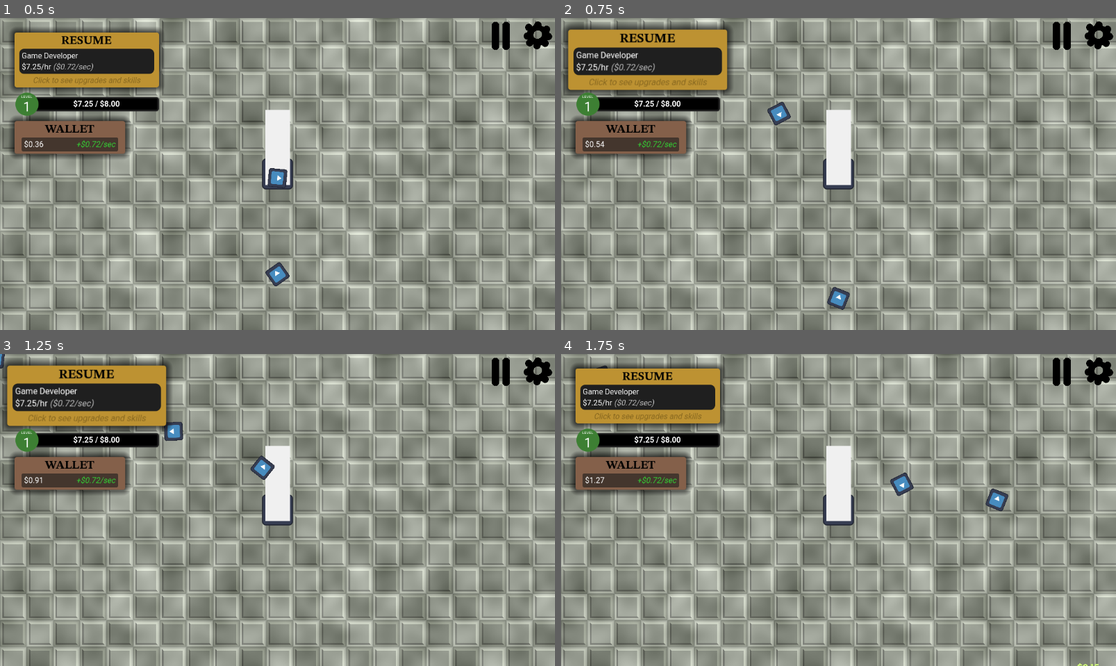
Above: before the commit, frames 1-4 (two rows, left to right).
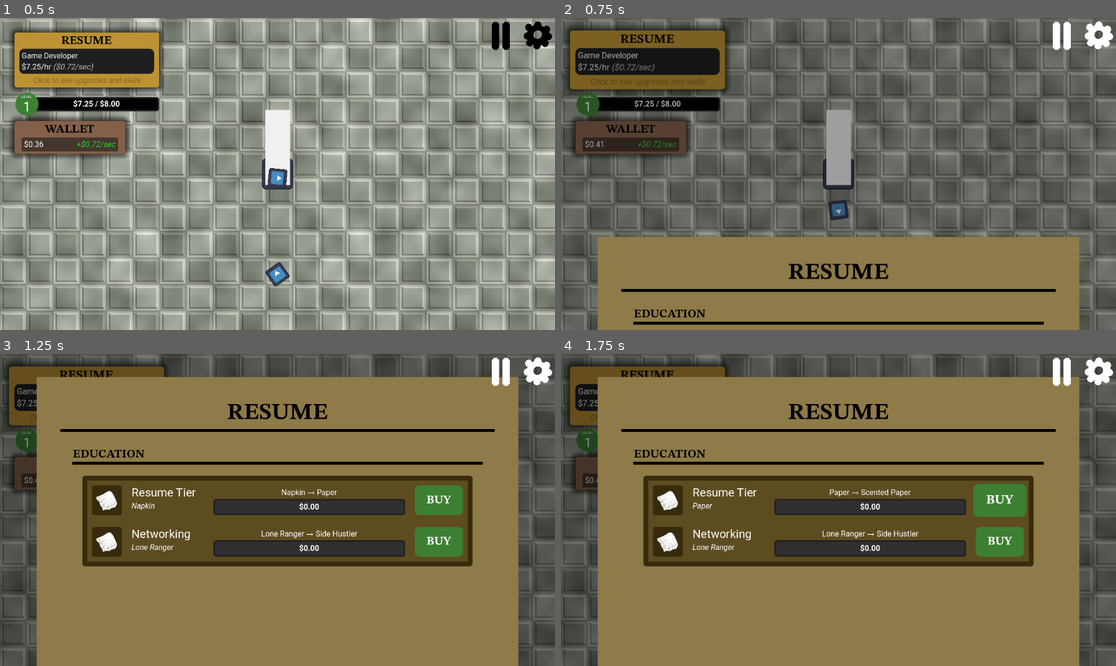
Above: after the commit, the same moments.

Repository: artmouse155/Escape-Minimum-Wage
Game: Godot game, scene res://main.tscn
Same seed, same stepped clock (60 frames per second), same inputs: the game is played once before the commit and once after it. The engine's default icon, where the game draws it, is replaced by a stand-in: a white triangle on a blue panel in a dark square.
Inputs (mouse positions are in pixels of both pictures, inside the frame that each line leads up to):
- Up to frame 1 (0.5 s): no input
- Up to frame 2 (0.75 s): click (649, 58) at 0.5 s
- Up to frame 3 (1.25 s): no input
- Up to frame 4 (1.75 s): click (999, 500) at 1.25 s, where only the run after the commit has a clickable "BUY"

Frame 1 is identical in both runs. In frame 2, 95% of the frame differs, in the area x 0-100%, y 0-100%; in frame 3, 99%; in frame 4, 100%.

Commit message:
abstraction, fixing visual bugs, damage comes from upgrade now

Diff:
--- a/escape-minimum-wage/Game/UI/Shop/UpgradeLists/ResumeTier/resume_tier.tres
+++ b/escape-minimum-wage/Game/UI/Shop/UpgradeLists/ResumeTier/resume_tier.tres
@@ -109,7 +109,9 @@
 icon = ExtResource("3_2fmcl")
 name = "Diamond"
 cost = 0.0
-values = Dictionary[String, String]({})
+values = Dictionary[String, String]({
+"impact": "750"
+})
 metadata/_custom_type_script = "uid://dqx3ejmxj4yoj"
 
 [resource]
--- a/escape-minimum-wage/Game/UI/Shop/shop.gd
+++ b/escape-minimum-wage/Game/UI/Shop/shop.gd
@@ -18,6 +18,8 @@
 @export var PathFollow: PathFollow2D
 const SCROLL_DURATION = 0.2 # Seconds
 
+signal shop_purchase(type : UpgradeTypes)
+
 # Called when the node enters the scene tree for the first time.
 func _ready() -> void:
 	for type in range(len(UpgradeTypes)):
@@ -26,6 +28,7 @@
 		if shop_item is ShopItem:
 			var upgradeList : UpgradeList = UpgradeLists[type]
 			shop_item.init(type, upgradeList, 0)
+			shop_item.purchased.connect(on_purchase)
 			shop_item_container.add_child(shop_item)
 
 func _input(_event: InputEvent) -> void:
@@ -34,14 +37,19 @@
 	if Input.is_action_just_pressed("scroll_up"):
 		scroll_up()
 
+func force_shop_top():
+	location = SHOP_TOP
+	PathFollow.progress_ratio = 0.0
 
 func on_playerdata_updated(playerdata : PlayerResource):
 	for shop_item in shop_item_container.get_children():
 		if shop_item is ShopItem:
 			var type : UpgradeTypes = shop_item.get_upgrade_type()
-			var current = playerdata.upgrades[type]
-			var cost = UpgradeLists[type].upgrades[current].cost
-			shop_item.set_can_afford(playerdata.money >= cost)
+
+			var current_index := playerdata.get_upgrade_index(type)
+			var current_upgrade := playerdata.get_upgrade(type)
+			var cost = current_upgrade.cost
+			shop_item.init(type, UpgradeLists[type], current_index, playerdata.money >= cost)
 
 func scroll_down():
 	if location == SHOP_BOTTOM:
@@ -60,3 +68,6 @@
 		scroll_tween.kill()
 	scroll_tween = create_tween()
 	scroll_tween.tween_property(PathFollow, "progress_ratio", 0.0, SCROLL_DURATION).set_trans(Tween.TRANS_SINE).set_ease(Tween.EASE_IN)
+
+func on_purchase(type: UpgradeTypes):
+	shop_purchase.emit(type)
--- a/escape-minimum-wage/Game/UI/Shop/shop.tscn
+++ b/escape-minimum-wage/Game/UI/Shop/shop.tscn
@@ -69,9 +69,9 @@
 anchor_top = 0.5
 anchor_right = 0.5
 anchor_bottom = 0.5
-offset_left = -400.0
+offset_left = -500.0
 offset_top = -600.0
-offset_right = 400.0
+offset_right = 500.0
 offset_bottom = 600.0
 grow_horizontal = 2
 grow_vertical = 2
--- a/escape-minimum-wage/Game/UI/Shop/shop_item.gd
+++ b/escape-minimum-wage/Game/UI/Shop/shop_item.gd
@@ -12,7 +12,7 @@
 
 var maxed := false
 
-signal purchased(_upgrade_name : String)
+signal purchased(_upgrade_type : Shop.UpgradeTypes)
 
 func init(_upgrade_type : Shop.UpgradeTypes, upgrade_list : UpgradeList, current : int, can_afford : bool = false) -> void:
 	upgrade_type = _upgrade_type
@@ -20,10 +20,12 @@
 	var current_upgrade = upgrade_list.upgrades[current]
 	Icon.texture = current_upgrade.icon
 	maxed = (current == (len(upgrade_list.upgrades) - 1))
+	CurrentNode.text = current_upgrade.name
 	if maxed:
 		BuyLabel.text = "MAXED"
 		CostNode.text = ""
 		NextNode.text = current_upgrade.name
+		BuyButton._on_mouse_exited()
 	else:
 		BuyLabel.text = "BUY"
 		CostNode.text = "$%0.2f" % current_upgrade.cost
@@ -34,8 +36,9 @@
 func get_upgrade_type() -> Shop.UpgradeTypes:
 	return upgrade_type
 
+
 func set_can_afford(can_afford : bool) -> void:
 	BuyButton.disabled = maxed or not can_afford
 
 func purchase() -> void:
-	purchased.emit()
+	purchased.emit(upgrade_type)
--- a/escape-minimum-wage/Game/UI/Shop/shop_item.tscn
+++ b/escape-minimum-wage/Game/UI/Shop/shop_item.tscn
@@ -105,7 +105,7 @@
 texture = ExtResource("2_w5fjr")
 
 [node name="VBoxContainer" type="VBoxContainer" parent="HBoxContainer"]
-custom_minimum_size = Vector2(200, 0)
+custom_minimum_size = Vector2(150, 0)
 layout_mode = 2
 
 [node name="UpgradeName" type="Label" parent="HBoxContainer/VBoxContainer"]
@@ -123,9 +123,11 @@
 size_flags_horizontal = 3
 
 [node name="Next" type="Label" parent="HBoxContainer/VBoxContainer2"]
+custom_minimum_size = Vector2(0, 24)
 layout_mode = 2
 text = "Napkin → Paper"
 horizontal_alignment = 1
+vertical_alignment = 2
 
 [node name="PanelContainer" type="PanelContainer" parent="HBoxContainer/VBoxContainer2"]
 layout_mode = 2
@@ -169,3 +171,5 @@
 label_settings = SubResource("LabelSettings_gdyvl")
 horizontal_alignment = 1
 vertical_alignment = 1
+
+[connection signal="pressed" from="HBoxContainer/Control/BuyButton" to="." method="purchase"]
--- a/escape-minimum-wage/Game/World/Player/resume_spawner.gd
+++ b/escape-minimum-wage/Game/World/Player/resume_spawner.gd
@@ -32,4 +32,8 @@
 func on_playerdata_updated(playerdata : PlayerResource):
 	resume_spawn_rate = playerdata.resume_spawn_rate
 	resume_speed = playerdata.resume_speed
-	resume_damage = playerdata.resume_damage
+	var resume_tier := playerdata.get_upgrade(Shop.UpgradeTypes.RESUME_TIER)
+	if resume_tier.values.has("impact"):
+		resume_damage = float(resume_tier.values["impact"])
+	else:
+		resume_damage = 0
--- a/escape-minimum-wage/Game/game.gd
+++ b/escape-minimum-wage/Game/game.gd
@@ -41,10 +41,11 @@
 
 @export var ShopNode: Shop
 @export var ShopFollow: PathFollow2D
+@export var ResumeButton: TweenButton
 
 #endregion
 
-enum PauseMode {PAUSE_BUTTON, SHOP}
+enum PauseMode {NONE, PAUSE_SCREEN, SHOP, SETTINGS}
 
 const HOURS_PER_SECOND := .1
 
@@ -68,6 +69,7 @@
 # Pausing
 var pause_tween : Tween
 const PAUSE_ANIM : float = 0.25
+var pause_mode : PauseMode
 
 # Shop
 var shop_tween : Tween
@@ -77,39 +79,52 @@
 	assert(WorldNode, "No world node found")
 	playerdata_updated.connect(WorldNode.PlayerNode.on_playerdata_updated)
 	playerdata_updated.connect(WorldNode.EnemySpawnerNode.on_playerdata_updated)
+	playerdata_updated.connect(ShopNode.on_playerdata_updated)
 	WorldNode.EnemySpawnerNode.enemy_dead.connect(on_enemy_dead)
 	WorldNode.EnemySpawnerNode.boss_dead.connect(on_boss_dead)
+	ResumeButton.pressed.connect(set_pause.bind(PauseMode.SHOP))
+	ShopNode.shop_purchase.connect(on_shop_purchase)
 	update_playerdata(PlayerResource.new())
 	LevelLabel.text = str(playerdata.level)
 
 
 func _input(_event: InputEvent) -> void:
 	if Input.is_action_just_pressed("pause"):
-		toggle_pause()
+		_on_pause_pressed()
+	if Input.is_action_just_pressed("escape"):
+		_on_pause_pressed()
+	if Input.is_action_just_pressed("shop"):
+		_on_shop_button_pressed()
 	if not get_tree().paused and Input.is_action_just_pressed("debug_cheat"):
 		on_enemy_dead(raise_needed, "DEBUG CHEAT")
 
 
-func toggle_pause(pause_mode : PauseMode = PauseMode.PAUSE_BUTTON, toggle: bool = true, paused: bool = true) -> void:
-	match pause_mode:
-		PauseMode.PAUSE_BUTTON:
-			PauseScreenText.text = "PAUSED"
-		PauseMode.SHOP:
-			PauseScreenText.text = ""
-			if shop_tween:
-				shop_tween.kill()
-			shop_tween = create_tween()
-			shop_tween.tween_property(ShopFollow, "progress_ratio", 1.0 if get_tree().paused else 0.0, PAUSE_ANIM).set_trans(Tween.TRANS_SINE).set_ease(Tween.EASE_IN)
-
-	get_tree().paused = not get_tree().paused
+func set_pause(_pause_mode : PauseMode = PauseMode.PAUSE_SCREEN) -> void:
+	pause_mode = _pause_mode
+	get_tree().paused = not(pause_mode == PauseMode.NONE)
+	var paused = get_tree().paused
+	#Pause.visible = (pause_mode == PauseMode.PAUSE_SCREEN or pause_mode == PauseMode.NONE)
+	PauseScreenText.text = "PAUSED" if (pause_mode == PauseMode.PAUSE_SCREEN) else ""
+	if shop_tween:
+		shop_tween.kill()
+	shop_tween = create_tween()
+	if (pause_mode == PauseMode.SHOP):
+		ShopNode.show()
+		ShopNode.force_shop_top()
+	else:
+		ShopNode.scroll_up()
+
+	shop_tween.tween_property(ShopFollow, "progress_ratio", 1.0 if (pause_mode == PauseMode.SHOP) else 0.0, PAUSE_ANIM).set_trans(Tween.TRANS_SINE).set_ease(Tween.EASE_IN)
+	shop_tween.tween_callback(ShopNode.show if (pause_mode == PauseMode.SHOP) else ShopNode.hide)
+
 	if pause_tween:
 		pause_tween.kill()
 	pause_tween = create_tween()
 	#PauseScreen.modulate.a = 0.0 if get_tree().paused else 1.0
 	PauseScreen.show()
-	pause_tween.tween_property(PauseScreen, "modulate:a", 1.0 if get_tree().paused else 0.0, PAUSE_ANIM)
-	pause_tween.tween_callback(PauseScreen.show if get_tree().paused else PauseScreen.hide)
-	if get_tree().paused:
+	pause_tween.tween_property(PauseScreen, "modulate:a", 1.0 if paused else 0.0, PAUSE_ANIM)
+	pause_tween.tween_callback(PauseScreen.show if paused else PauseScreen.hide)
+	if paused:
 		Pause.icon = preload("uid://dvv3o43uodmbs")
 		Settings.icon = preload("uid://cq8ug5bepd84n")
 	else:
@@ -201,3 +216,15 @@
 		playerdata.salary += _raise_amt
 		playerdata.title = _title
 		update_playerdata(playerdata)
+
+
+func _on_pause_pressed() -> void:
+	set_pause(PauseMode.PAUSE_SCREEN if (pause_mode == PauseMode.NONE) else PauseMode.NONE)
+
+func _on_shop_button_pressed() -> void:
+	set_pause(PauseMode.NONE if (pause_mode == PauseMode.SHOP) else PauseMode.SHOP)
+
+func on_shop_purchase(type: Shop.UpgradeTypes):
+	playerdata.money -= playerdata.get_upgrade(type).cost
+	playerdata.increment_upgrade(type)
+	update_playerdata(playerdata)
--- a/escape-minimum-wage/Game/game.tscn
+++ b/escape-minimum-wage/Game/game.tscn
@@ -78,7 +78,7 @@
 }
 point_count = 2
 
-[node name="Game" type="Control" node_paths=PackedStringArray("WorldNode", "XPBar", "Skull", "Pause", "Settings", "PauseScreen", "PauseScreenText", "TitleNode", "TitleLabel", "SalaryLabel", "MoneyLabel", "RateLabel", "LevelLabel", "XPBarLabel", "ShopNode")]
+[node name="Game" type="Control" node_paths=PackedStringArray("WorldNode", "XPBar", "Skull", "Pause", "Settings", "PauseScreen", "PauseScreenText", "TitleNode", "TitleLabel", "SalaryLabel", "MoneyLabel", "RateLabel", "LevelLabel", "XPBarLabel", "ShopNode", "ShopFollow", "ResumeButton")]
 process_mode = 3
 layout_mode = 3
 anchors_preset = 15
@@ -109,6 +109,8 @@
 LevelLabel = NodePath("MarginContainer/InGameUI/Container/HBoxContainer/Control/Control/TextureRect/MarginContainer/VBoxContainer/Level")
 XPBarLabel = NodePath("MarginContainer/InGameUI/Container/HBoxContainer/MarginContainer/Label")
 ShopNode = NodePath("ShopPath/PathFollow2D/Control/Shop")
+ShopFollow = NodePath("ShopPath/PathFollow2D")
+ResumeButton = NodePath("MarginContainer/InGameUI/Control/Resume/ResumeButton")
 
 [node name="BG" type="ColorRect" parent="."]
 z_index = -1
@@ -429,69 +431,8 @@
 theme_type_variation = &"TitleLabel"
 text = "PAUSED"
 
-[node name="PauseAndSettings" type="HBoxContainer" parent="."]
-z_index = 1
-layout_mode = 1
-anchors_preset = 1
-anchor_left = 1.0
-anchor_right = 1.0
-offset_left = -40.0
-offset_bottom = 40.0
-grow_horizontal = 0
-
-[node name="PauseControl" type="Control" parent="PauseAndSettings"]
-custom_minimum_size = Vector2(72, 72)
-layout_mode = 2
-
-[node name="Pause" type="Button" parent="PauseAndSettings/PauseControl" node_paths=PackedStringArray("Parent")]
-layout_mode = 1
-anchors_preset = 8
-anchor_left = 0.5
-anchor_top = 0.5
-anchor_right = 0.5
-anchor_bottom = 0.5
-offset_left = -36.0
-offset_top = -36.0
-offset_right = 36.0
-offset_bottom = 36.0
-grow_horizontal = 2
-grow_vertical = 2
-pivot_offset = Vector2(36, 36)
-focus_mode = 0
-mouse_default_cursor_shape = 2
-icon = ExtResource("5_qmv3x")
-flat = true
-script = ExtResource("13_4lqr4")
-Parent = NodePath(".")
-metadata/_custom_type_script = "uid://bdmgwks0kuafh"
-
-[node name="SettingsControl" type="Control" parent="PauseAndSettings"]
-custom_minimum_size = Vector2(72, 72)
-layout_mode = 2
-
-[node name="Settings" type="Button" parent="PauseAndSettings/SettingsControl" node_paths=PackedStringArray("Parent")]
-layout_mode = 1
-anchors_preset = 8
-anchor_left = 0.5
-anchor_top = 0.5
-anchor_right = 0.5
-anchor_bottom = 0.5
-offset_left = -36.0
-offset_top = -36.0
-offset_right = 36.0
-offset_bottom = 36.0
-grow_horizontal = 2
-grow_vertical = 2
-pivot_offset = Vector2(36, 36)
-focus_mode = 0
-mouse_default_cursor_shape = 2
-icon = ExtResource("6_oomkl")
-flat = true
-script = ExtResource("13_4lqr4")
-Parent = NodePath(".")
-metadata/_custom_type_script = "uid://bdmgwks0kuafh"
-
 [node name="ShopPath" type="Path2D" parent="."]
+z_index = 2
 curve = SubResource("Curve2D_qlwvw")
 
 [node name="PathFollow2D" type="PathFollow2D" parent="ShopPath"]
@@ -513,10 +454,73 @@
 grow_vertical = 2
 
 [node name="Shop" parent="ShopPath/PathFollow2D/Control" instance=ExtResource("13_qlwvw")]
+visible = false
 layout_mode = 1
 offset_left = 0.0
 offset_top = 0.0
 offset_right = 0.0
 offset_bottom = 0.0
 
-[connection signal="pressed" from="PauseAndSettings/PauseControl/Pause" to="." method="toggle_pause"]
+[node name="PauseAndSettings" type="HBoxContainer" parent="."]
+z_index = 2
+layout_mode = 1
+anchors_preset = 1
+anchor_left = 1.0
+anchor_right = 1.0
+offset_left = -40.0
+offset_bottom = 40.0
+grow_horizontal = 0
+
+[node name="PauseControl" type="Control" parent="PauseAndSettings"]
+custom_minimum_size = Vector2(72, 72)
+layout_mode = 2
+
+[node name="Pause" type="Button" parent="PauseAndSettings/PauseControl" node_paths=PackedStringArray("Parent")]
+layout_mode = 1
+anchors_preset = 8
+anchor_left = 0.5
+anchor_top = 0.5
+anchor_right = 0.5
+anchor_bottom = 0.5
+offset_left = -36.0
+offset_top = -36.0
+offset_right = 36.0
+offset_bottom = 36.0
+grow_horizontal = 2
+grow_vertical = 2
+pivot_offset = Vector2(36, 36)
+focus_mode = 0
+mouse_default_cursor_shape = 2
+icon = ExtResource("5_qmv3x")
+flat = true
+script = ExtResource("13_4lqr4")
+Parent = NodePath(".")
+metadata/_custom_type_script = "uid://bdmgwks0kuafh"
+
+[node name="SettingsControl" type="Control" parent="PauseAndSettings"]
+custom_minimum_size = Vector2(72, 72)
+layout_mode = 2
+
+[node name="Settings" type="Button" parent="PauseAndSettings/SettingsControl" node_paths=PackedStringArray("Parent")]
+layout_mode = 1
+anchors_preset = 8
+anchor_left = 0.5
+anchor_top = 0.5
+anchor_right = 0.5
+anchor_bottom = 0.5
+offset_left = -36.0
+offset_top = -36.0
+offset_right = 36.0
+offset_bottom = 36.0
+grow_horizontal = 2
+grow_vertical = 2
+pivot_offset = Vector2(36, 36)
+focus_mode = 0
+mouse_default_cursor_shape = 2
+icon = ExtResource("6_oomkl")
+flat = true
+script = ExtResource("13_4lqr4")
+Parent = NodePath(".")
+metadata/_custom_type_script = "uid://bdmgwks0kuafh"
+
+[connection signal="pressed" from="PauseAndSettings/PauseControl/Pause" to="." method="_on_pause_pressed"]
--- a/escape-minimum-wage/Resources/Player/player_resource.gd
+++ b/escape-minimum-wage/Resources/Player/player_resource.gd
@@ -19,7 +19,21 @@
 # Resumes
 @export var resume_spawn_rate : float = 0.2 # per second
 @export var resume_speed : float = 2000.0
-@export var resume_damage : float = 25.0
+
+@export var upgrades : Dictionary[Shop.UpgradeTypes, int] = {}
+
+func increment_upgrade(type: Shop.UpgradeTypes) -> void:
+	if not upgrades.has(type):
+		upgrades[type] = 0
+	upgrades[type] += 1
+
+func get_upgrade(type: Shop.UpgradeTypes) -> Upgrade:
+	return Shop.UpgradeLists[type].upgrades[get_upgrade_index(type)]
+
+func get_upgrade_index(type: Shop.UpgradeTypes) -> int:
+	if not upgrades.has(type):
+		upgrades[type] = 0
+	return upgrades[type]
 
 const LevelDataTypes := {
 		LEVEL = "level",
--- a/escape-minimum-wage/project.godot
+++ b/escape-minimum-wage/project.godot
@@ -85,6 +85,16 @@
 "events": [Object(InputEventMouseButton,"resource_local_to_scene":false,"resource_name":"","device":-1,"window_id":0,"a …(258 unchanged characters)…
 ]
 }
+escape={
+"deadzone": 0.2,
+"events": [Object(InputEventKey,"resource_local_to_scene":false,"resource_name":"","device":-1,"window_id":0,"alt_pressed":false,"shift_pressed":false,"ctrl_pressed":false,"meta_pressed":false,"pressed":false,"keycode":0,"physical_keycode":4194305,"key_label":0,"unicode":0,"location":0,"echo":false,"script":null)
+]
+}
+shop={
+"deadzone": 0.2,
+"events": [Object(InputEventKey,"resource_local_to_scene":false,"resource_name":"","device":-1,"window_id":0,"alt_pressed":false,"shift_pressed":false,"ctrl_pressed":false,"meta_pressed":false,"pressed":false,"keycode":0,"physical_keycode":69,"key_label":0,"unicode":101,"location":0,"echo":false,"script":null)
+]
+}
 
 [rendering]
 
